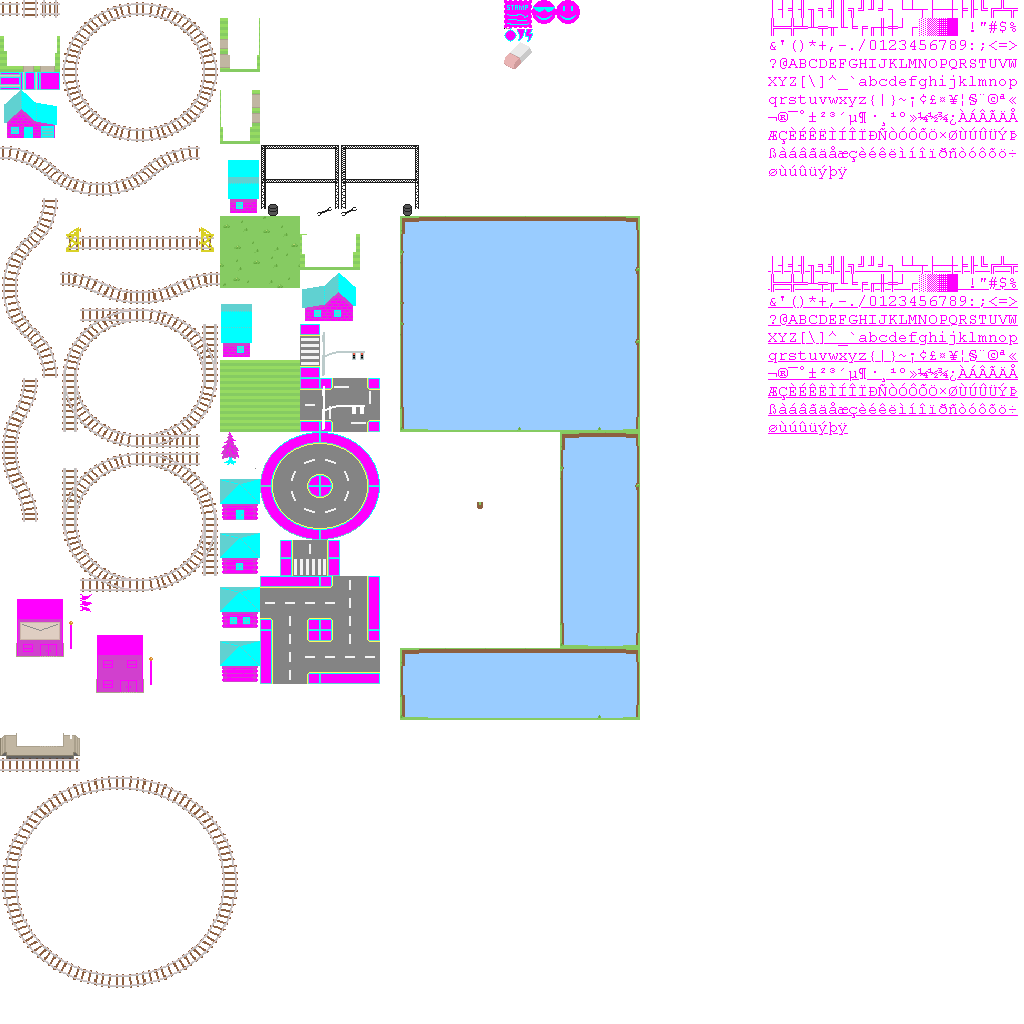
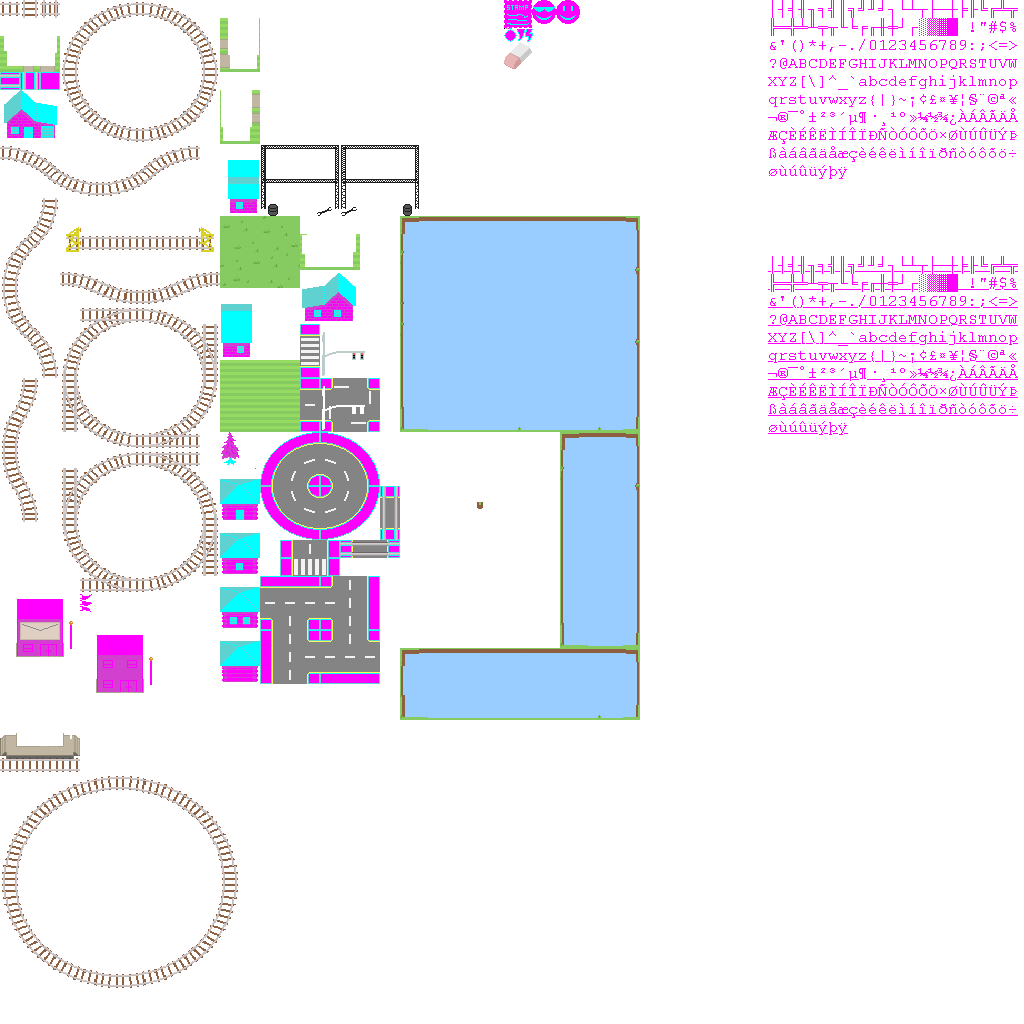
Layered file, before and after one edit (1024 × 1024). Changes by layer:
painted on "base.png copy" over left=297, top=486, right=400, bottom=575
